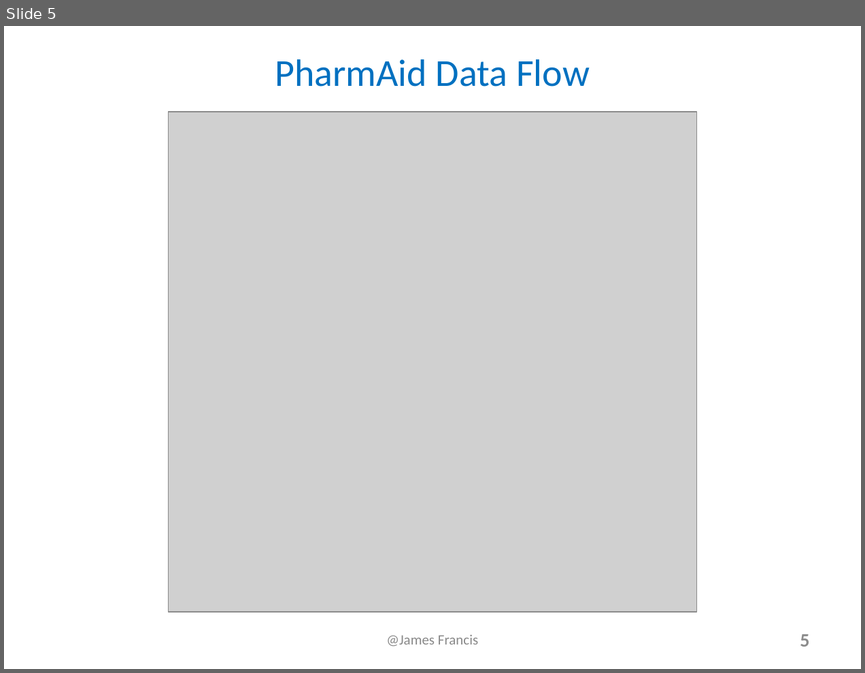
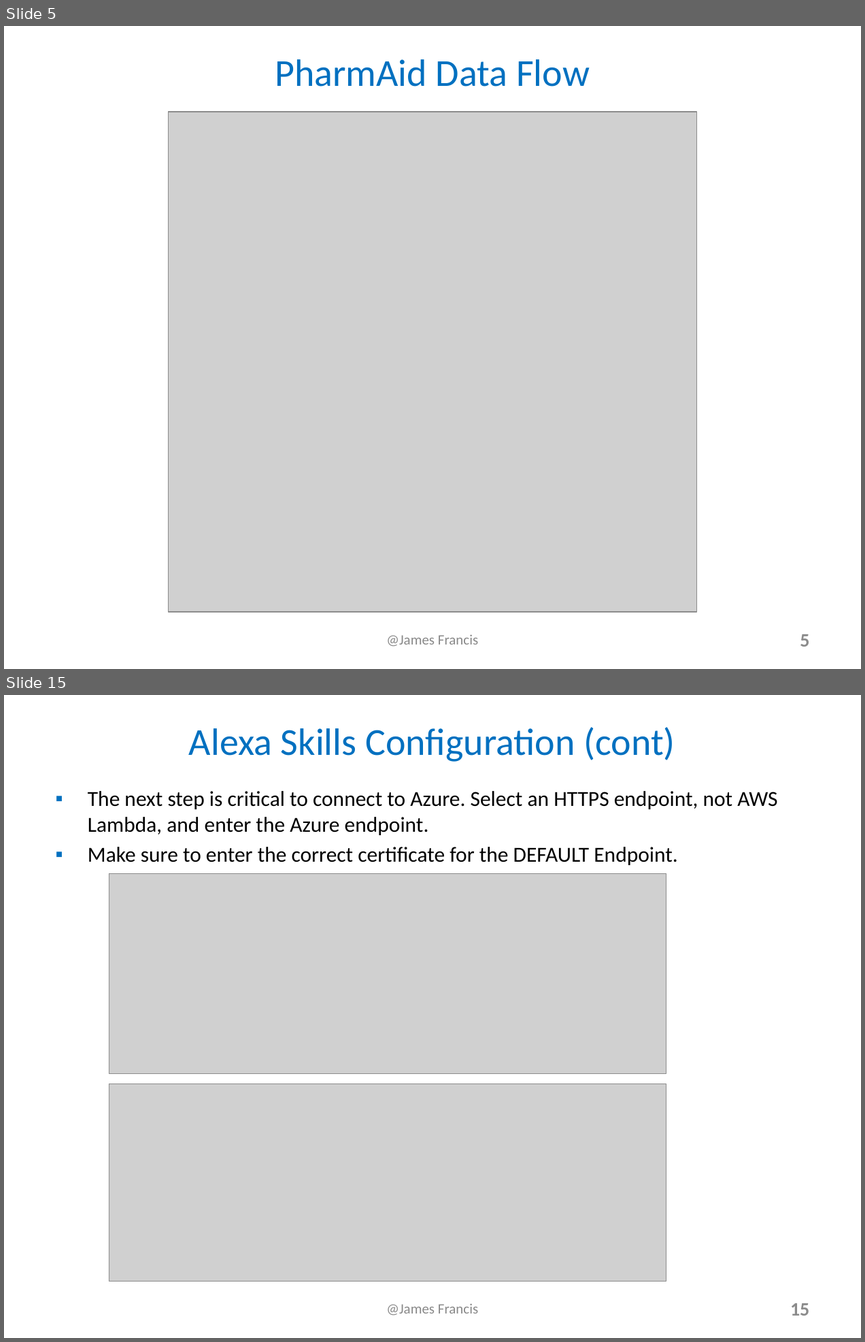
Before and after one commit to james-francis/DeepAzure-FinalProject, a slide deck: Alexa_JamesFrancis_Presentation.pptx. Shown one above the other, each under a label of ours: slide 5 before the commit, slides 5 and 15 after it; the slides between them are not shown. The pictures are 865x673 and 865x1342 pixels, drawn with LibreOffice and Linux fonts; fonts in the diff are those of the drawing; grey boxes stand for pictures. Boxes give left, top, right and bottom in pixels: in the first picture for what was removed or moved away, otherwise in the second. Text is boxed around its words. In the diff, an @@ line names an element or a change of style, - is before the commit and + after.

```diff
--- a/Alexa_JamesFrancis_Presentation.pptx
+++ b/Alexa_JamesFrancis_Presentation.pptx
@@ slide 15 added at <box>4,695,861,1338</box>, background #FFFFFF @@
@@ title added at <box>189,727,675,762</box>, 32 pt, text #0070C0 @@
+Alexa Skills Configuration (cont)
@@ text added at <box>88,791,777,865</box>, 18 pt, text #000000 @@
+▪ The next step is critical to connect to Azure. Select an HTTPS endpoint, not AWS Lambda, and enter the Azure endpoint.
+▪ Make sure to enter the correct certificate for the DEFAULT Endpoint.
@@ picture added at <box>109,873,666,1073</box> @@
@@ picture added at <box>109,1083,666,1280</box> @@
@@ text added at <box>386,1303,478,1315</box>, 12 pt, text #898989 @@
+@James Francis
@@ page number added at <box>790,1303,809,1315</box>, 16 pt, text #8C8C8C, bold @@
+15
```
Also in this commit, not shown: 3 slides changed, 13 other slides added, 1 other file.
